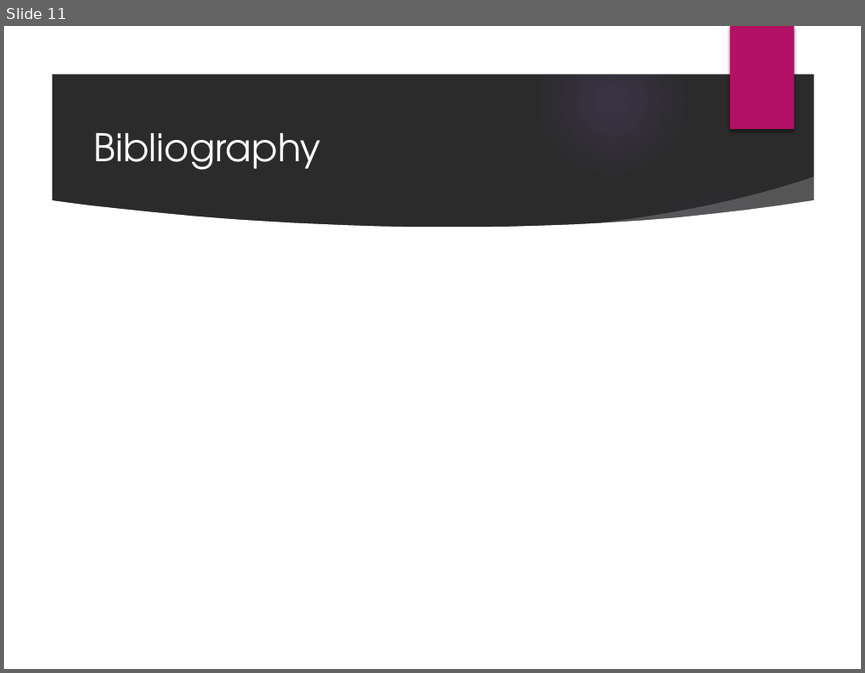
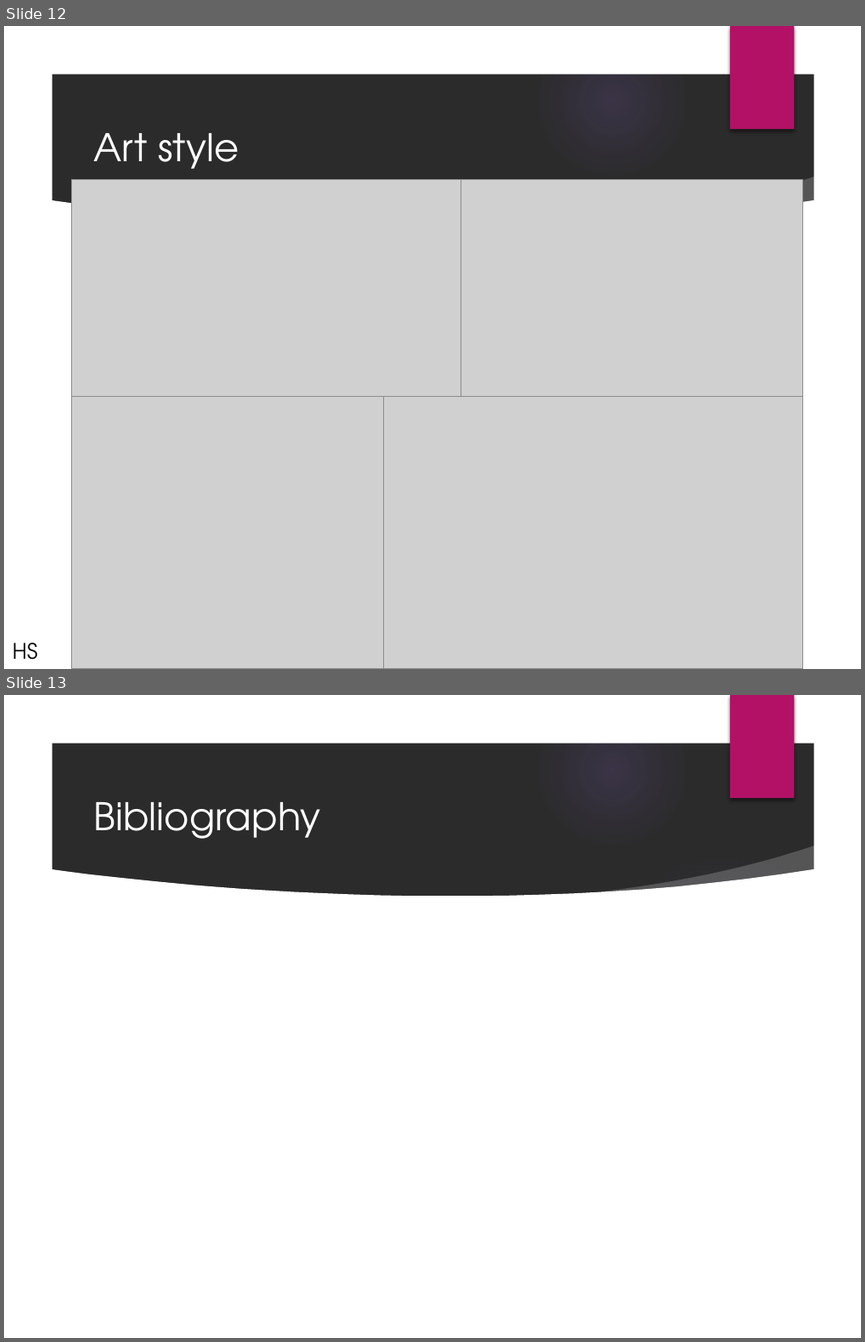
Before and after one commit to UoSGamesGroups/first-semester-l-4-5-group-5, a slide deck: Presentations/firstPresentation.pptx. Shown one above the other, each under a label of ours: slide 11 before the commit, slides 12 and 13 after it. The pictures are 865x673 and 865x1342 pixels, drawn with LibreOffice and Linux fonts; fonts in the diff are those of the drawing; grey boxes stand for pictures; background and template pictures are left out; a plain dark background stands for a picture behind light text. Boxes give left, top, right and bottom in pixels: in the first picture for what was removed or moved away, otherwise in the second. Text is boxed around its words. In the diff, an @@ line names an element or a change of style, - is before the commit and + after.

```diff
--- a/Presentations/firstPresentation.pptx
+++ b/Presentations/firstPresentation.pptx
@@ slide 12 added at (4, 26, 861, 669), background picture (left out); not listed: 9 template elements that a slide beside it also shows @@
@@ title added at (94, 133, 239, 169), 32 pt, text #FFFFFF @@
+Art style
@@ picture added at (72, 179, 460, 396) @@
@@ picture added at (460, 179, 802, 408) @@
@@ picture added at (72, 356, 385, 669) @@
@@ picture added at (384, 396, 802, 669) @@
@@ text added at (12, 642, 38, 659), 18 pt, text #000000 @@
+HS
@@ what was slide 11 is now slide 13 @@
```
Also in this commit, not shown: 3 slides changed, 2 other slides added, 1 slide removed.
